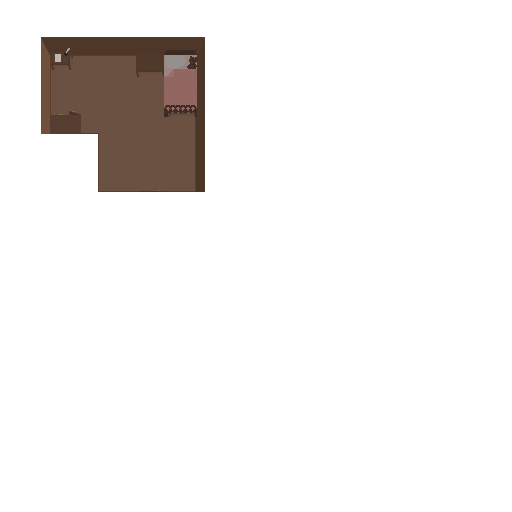
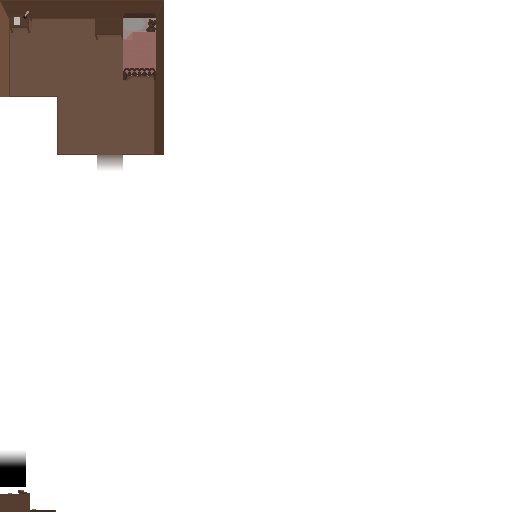
Revision of a layered 512x512 image; what changed, layer by layer:
removed layer "Paint Layer 2 (pasted)" over [0, 64, 192, 192]
painted on "root Merged" over [0, 0, 205, 512]
